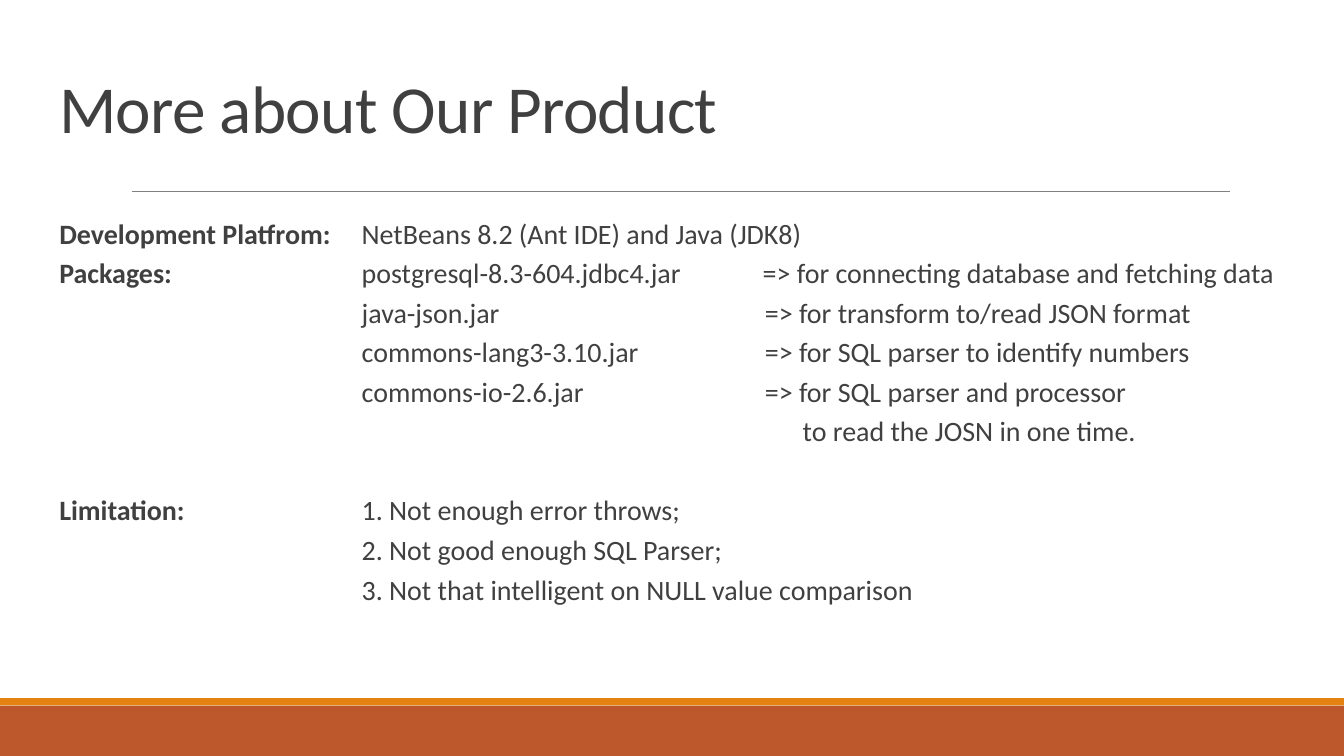
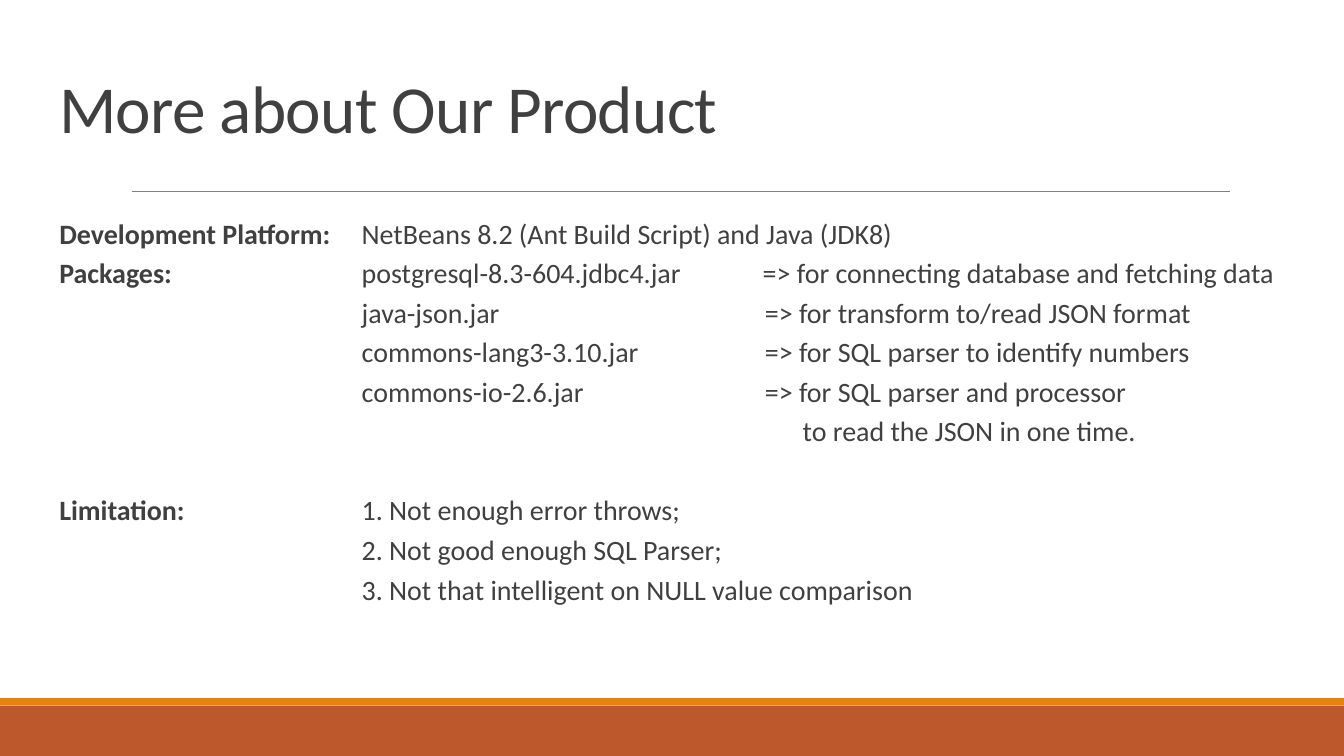
Before and after one commit to WHYHolly/CS562EMFandMFQueryProcessor, a slide deck: slide 9 of presentation/OnePlusOne.pptx. Drawn at 1344x756 pixels with LibreOffice and Linux fonts; fonts in the diff are those of the drawing. Boxes give left, top, right and bottom in pixels: in the first picture for what was removed or moved away, otherwise in the second. Text is boxed around its words. In the diff, an @@ line names an element or a change of style, - is before the commit and + after.

```diff
--- a/presentation/OnePlusOne.pptx
+++ b/presentation/OnePlusOne.pptx
@@ text at bbox=[59, 223, 892, 249]: text changed @@
-Development Platfrom: NetBeans 8.2 (Ant IDE) and Java (JDK8)
+Development Platform: NetBeans 8.2 (Ant Build Script) and Java (JDK8)
@@ text at bbox=[803, 421, 1136, 441]: text changed @@
-to read the JOSN in one time.
+to read the JSON in one time.
```
Also in this commit, not shown: 2 other slides changed, 48 other files.
